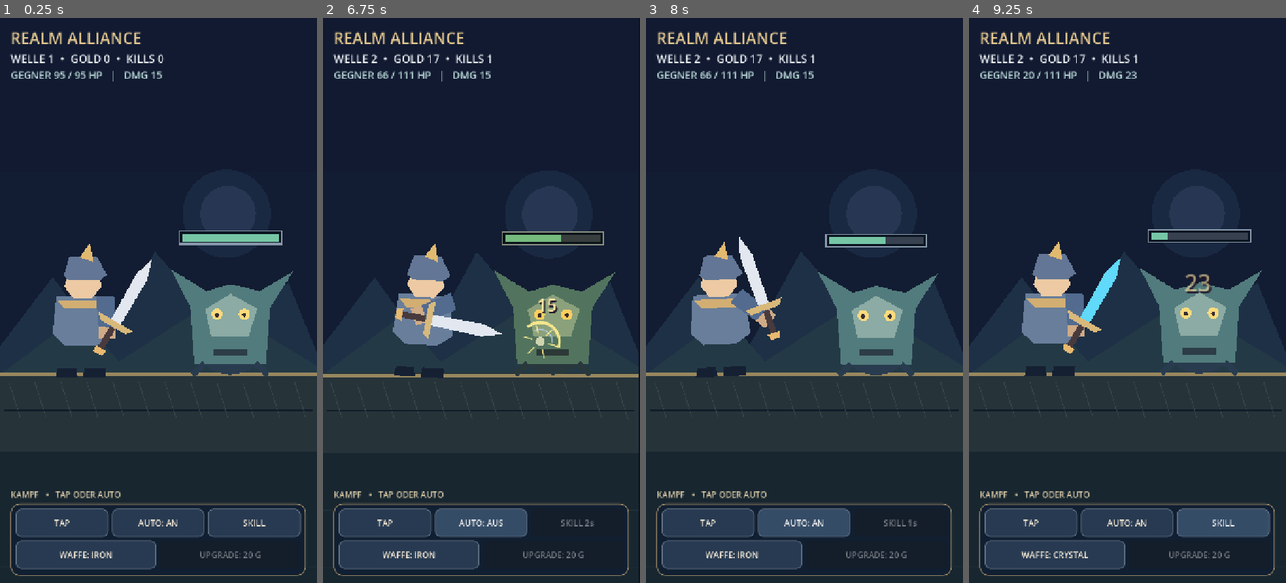
Above: before the commit, frames 1-4 (left to right).
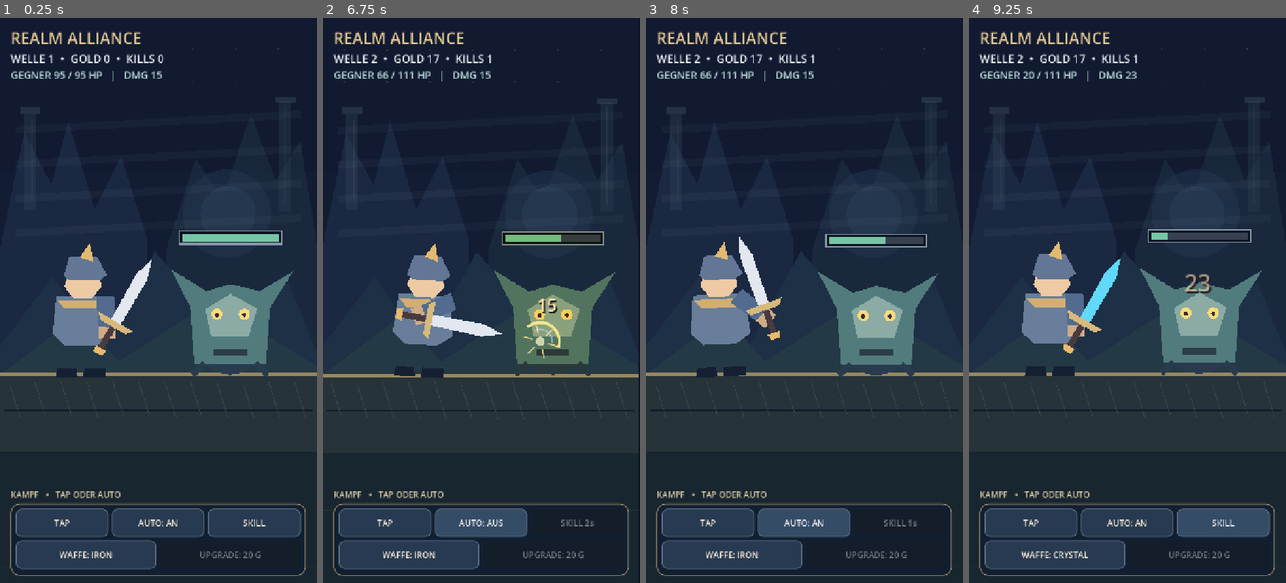
Above: after the commit, the same moments.

Repository: Broosskyy/Realm-Alliance
Game: Godot game, scene res://scenes/main.tscn
Same seed, same stepped clock (60 frames per second), same inputs: the game is played once before the commit and once after it.
Inputs:
- Up to frame 1 (0.25 s): no input
- Up to frame 2 (6.75 s): click "TAP" at 0.5 s; click "AUTO: AN" at 1.25 s; click "AUTO: AUS" at 2 s; click "SKILL" at 2.75 s; click "WAFFE: IRON" at 3.5 s; click "WAFFE: CRYSTAL" at 4.25 s; click "WAFFE: EMBER" at 5 s; click "TAP" at 5.75 s; click "AUTO: AN" at 6.5 s
- Up to frame 3 (8 s): click "AUTO: AUS" at 7.25 s
- Up to frame 4 (9.25 s): click "WAFFE: IRON" at 8 s; click "SKILL" at 8.75 s

The runs differ from the first frame. In frame 1, 0.2% of the frame differs, in the area x 7-92%, y 5-33%; in frame 2, 0.3%, in the area x 6-92%, y 5-33%; in frame 3, 0.2%; in frame 4, 0.2%.

Commit message:
feat(godot): add subdued sky depth and ruins to portrait arena placeholder

Diff:
--- a/godot/realm_alliance/scripts/stage_art.gd
+++ b/godot/realm_alliance/scripts/stage_art.gd
@@ -9,6 +9,32 @@
     draw_rect(Rect2(-360, -340, 720, 490), Color("#141f35", 0.38))
     draw_circle(Vector2(155, -245), 100, Color("#2a4260", 0.34))
     draw_circle(Vector2(158, -245), 63, Color("#96acde", 0.11))
+    # Distant cliff silhouettes and ruins use the otherwise empty upper portrait area.
+    # These are provisional stage layers, NOT final master-mockup scenery.
+    draw_colored_polygon(PackedVector2Array([
+        Vector2(-360, -165), Vector2(-305, -430), Vector2(-243, -310),
+        Vector2(-205, -455), Vector2(-145, -255), Vector2(-85, -375),
+        Vector2(-25, -185), Vector2(-25, 100), Vector2(-360, 100)
+    ]), Color("#243450", 0.53))
+    draw_colored_polygon(PackedVector2Array([
+        Vector2(360, -175), Vector2(322, -410), Vector2(266, -320),
+        Vector2(210, -470), Vector2(144, -276), Vector2(85, -370),
+        Vector2(18, -165), Vector2(18, 100), Vector2(360, 100)
+    ]), Color("#22354b", 0.48))
+    draw_rect(Rect2(-306, -472, 28, 218), Color("#314458", 0.35))
+    draw_rect(Rect2(-315, -487, 46, 15), Color("#536472", 0.30))
+    draw_rect(Rect2(273, -498, 29, 246), Color("#2b4153", 0.36))
+    draw_rect(Rect2(265, -509, 47, 13), Color("#566a71", 0.28))
+    draw_line(Vector2(-288, -460), Vector2(-288, -280), Color("#c5b089", 0.10), 2.0)
+    draw_line(Vector2(288, -490), Vector2(288, -268), Color("#c5b089", 0.10), 2.0)
+    # A low-contrast mist layer gives the moon and scenery depth without screen flashes.
+    for band in range(4):
+        var y: float = -435.0 + float(band) * 78.0
+        draw_line(Vector2(-325, y), Vector2(325, y - 35.0), Color("#a4b9bf", 0.045), 17.0)
+    for i in range(13):
+        var x: float = -309.0 + float(i % 7) * 97.0
+        var y: float = -617.0 + float(i / 7) * 72.0
+        draw_circle(Vector2(x, y), 1.6, Color("#e1d4b7", 0.24))
     draw_colored_polygon(PackedVector2Array([
         Vector2(-360, 55), Vector2(-240, -102), Vector2(-126, 55),
         Vector2(-8, -160), Vector2(155, 30), Vector2(295, -90), Vector2(360, 70),
